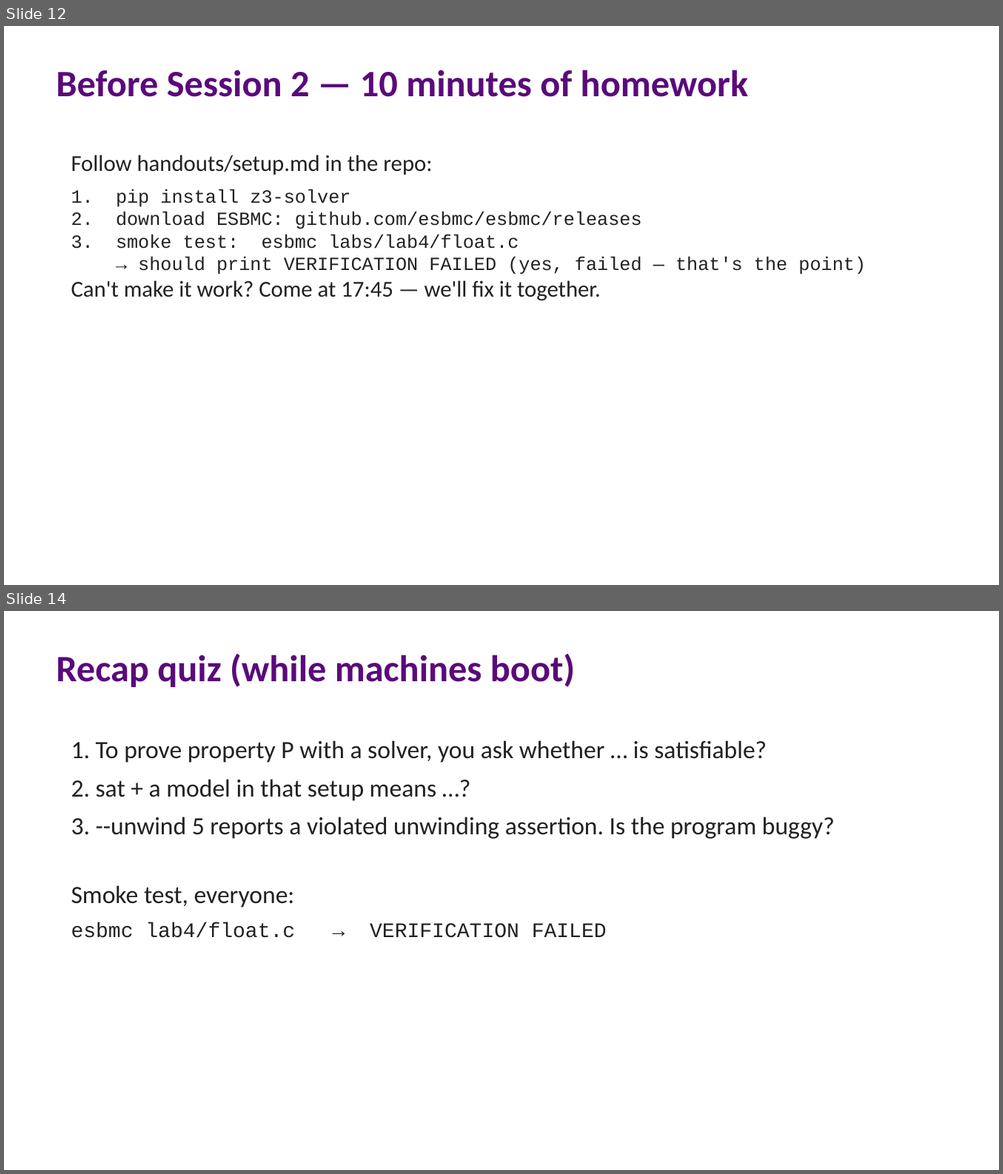
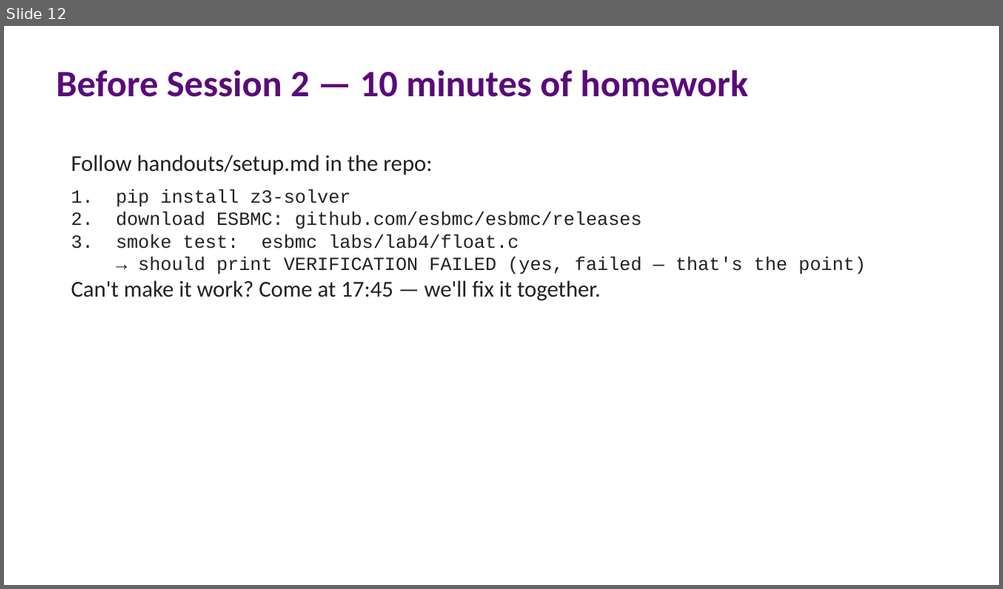
Before and after one commit to lucasccordeiro/unifei, a slide deck: slides/workshop-extras.pptx. Shown one above the other, each under a label of ours: slides 12 and 14 before the commit, slide 12 after it; the slides between them are not shown. The pictures are 1003x1174 and 1003x589 pixels, drawn with LibreOffice and Linux fonts; fonts in the diff are those of the drawing. Boxes give left, top, right and bottom in pixels: in the first picture for what was removed or moved away, otherwise in the second. Text is boxed around its words. In the diff, an @@ line names an element or a change of style, - is before the commit and + after.

Commit message:
Split Session 2 framing slides into their own deck
Move the Session 2 lab-framing slides out of workshop-extras into
session2/01-session2-hands-on.pptx (built by build_session2.py from a
Marp markdown source), alongside the extracted memory-model and
k-induction companion decks. Shared python-pptx helpers move to
pptx_helpers.py; widescreen.py records the 4:3 to 16:9 conversion.

```diff
--- a/slides/workshop-extras.pptx
+++ b/slides/workshop-extras.pptx
@@ slide 14 removed at <box>4,611,999,1170</box>, background #FFFFFF @@
@@ text removed at <box>56,653,575,687</box> @@
-Recap quiz (while machines boot)
@@ text removed at <box>71,741,834,938</box> @@
-1. To prove property P with a solver, you ask whether … is satisfiable?
-2. sat + a model in that setup means …?
-3. --unwind 5 reports a violated unwinding assertion. Is the program buggy?
-Smoke test, everyone:
-esbmc lab4/float.c → VERIFICATION FAILED
```
Also in this commit, not shown: 8 other slides removed, 9 other files.
